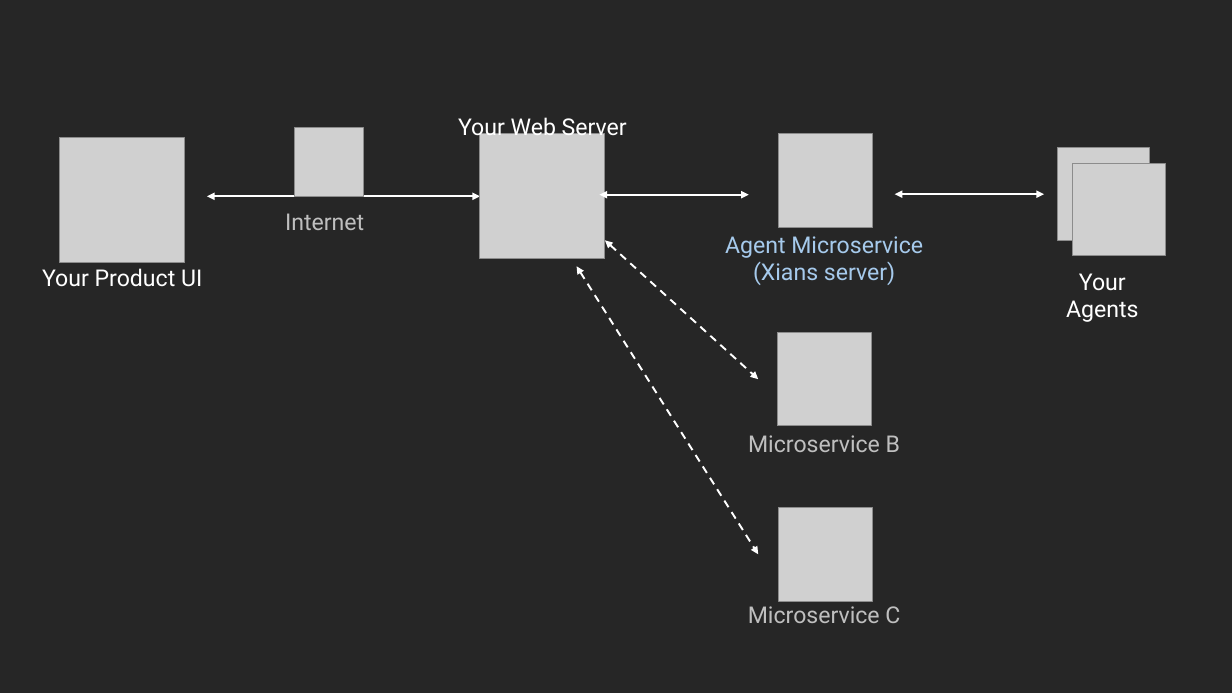
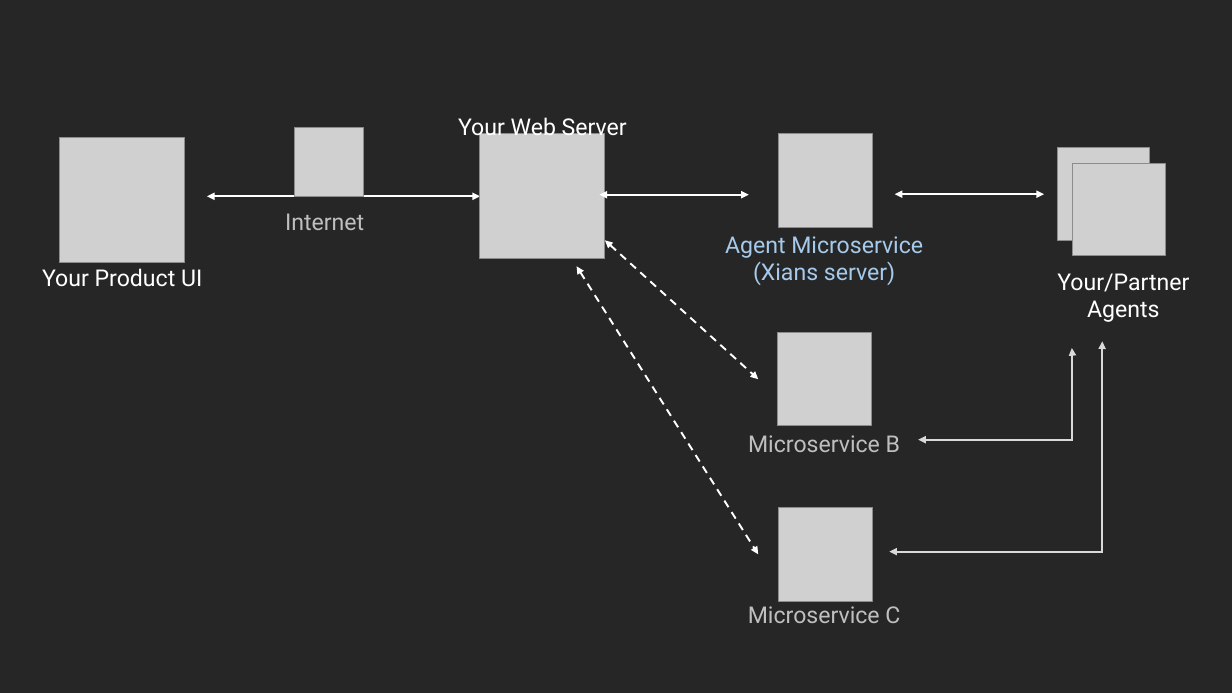
Before and after one commit to XiansAiPlatform/XiansAi.Docs, a slide deck: slide 1 of docs/assets/illustrations.pptx. Drawn at 1232x693 pixels with LibreOffice and Linux fonts; fonts in the diff are those of the drawing; grey boxes stand for pictures. Boxes give left, top, right and bottom in pixels: in the first picture for what was removed or moved away, otherwise in the second. Text is boxed around its words. In the diff, an @@ line names an element or a change of style, - is before the commit and + after.

```diff
--- a/docs/assets/illustrations.pptx
+++ b/docs/assets/illustrations.pptx
@@ text at <box>1057,273,1189,322</box>: text changed @@
-Your Agents
+Your/Partner Agents
@@ elbow double arrow added from (1103, 341) to (890, 552), #D9D9D9 1.5 pt @@
@@ elbow double arrow added from (1072, 348) to (919, 440), #D9D9D9 1.5 pt @@
```
Also in this commit, not shown: 1 other slide changed, 9 other files.
